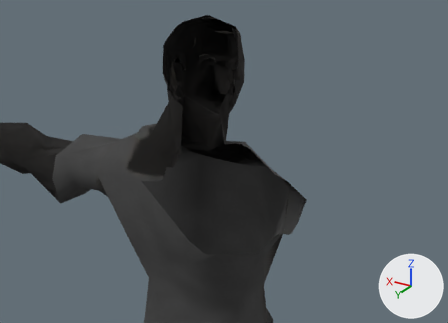
The glTF model apps/web/public/models/person-mass.glb, before and after one commit.
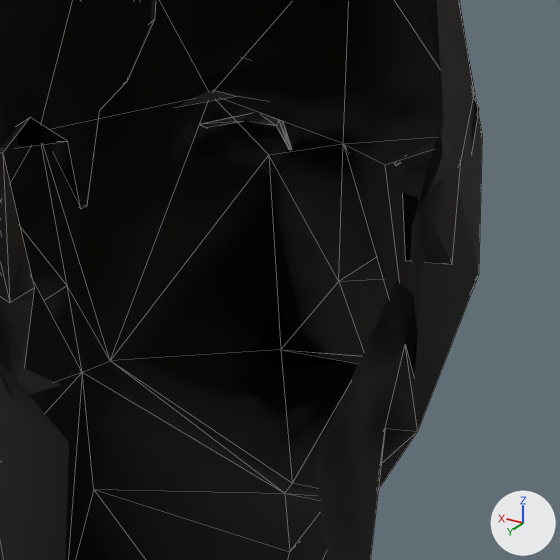
Each version is shown from a 50 mm lens placed at (-0.699, 1.088, 2.041), pointed at (-0.049, 0.005, 1.499), then close up on the part from 38% to 57% of the width and 12% to 39% of the height. Arrows for +X, +Y and +Z are at lower right; the lights stay in place. The older version's two pictures come first. The close-ups show mesh edges as thin lines. Everything nearer to the camera than a plane just in front of the edit is cut away.

Names of what the first close-up shows: 'Eyebrows', 'Hair_Buzzed', 'SuperHero_Male'.
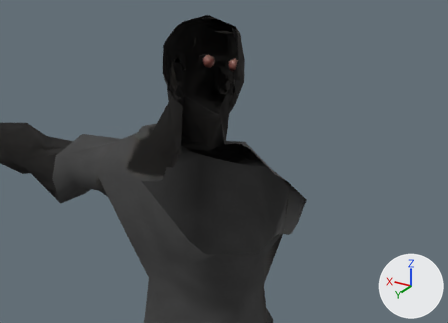
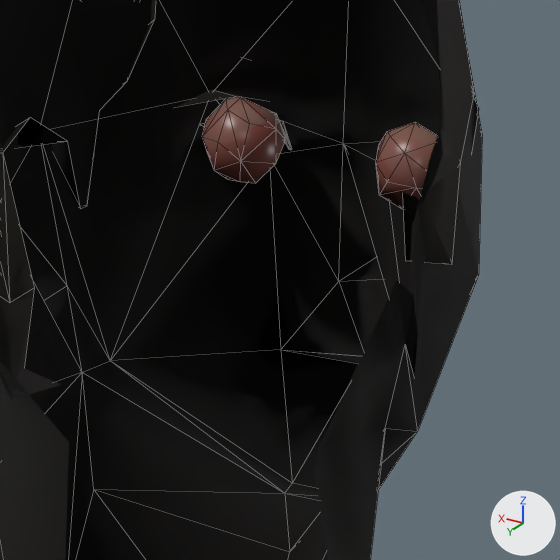
Boxes (x1, y1, x2, y2) around the edits, measured in the close-ups (560 x 560 px):
'Eyes', now drawn (brown)
    after: (202, 97, 437, 209)

Diff of the bpy script that builds the scene:
```diff
--- a/apps/web/public/models/person-mass.glb.py
+++ b/apps/web/public/models/person-mass.glb.py
@@ img_t_eye_brown @@
+img_t_eye_brown = load_image('T_Eye_Brown', '_unpacked/T_Eye_Brown', 128, 128, 'sRGB')
@@ img_t_eye_normal_png @@
+img_t_eye_normal_png = load_image('T_Eye_Normal_png', '_unpacked/T_Eye_Normal_png', 128, 128, 'Non-Color')
@@ mat_eyes @@
+mat_eyes = bpy.data.materials.new('eyes')
+# uses the picture img_t_eye_brown
+# uses the picture img_t_eye_normal_png
@@ me_face_001 @@
+me_face_001.from_pydata(...)  # 43 vertices, 78 faces; spans x -0.0476..0.0476, y -0.0804..-0.0515, z 1.6847..1.7135
+me_face_001.materials.append(mat_eyes)
@@ ob_eyes @@
-ob_eyes = bpy.data.objects.new('Eyes', None)
+ob_eyes = bpy.data.objects.new('Eyes', me_face_001)
 ob_eyes.location = (0.0, 0.0, 0.0)
```
